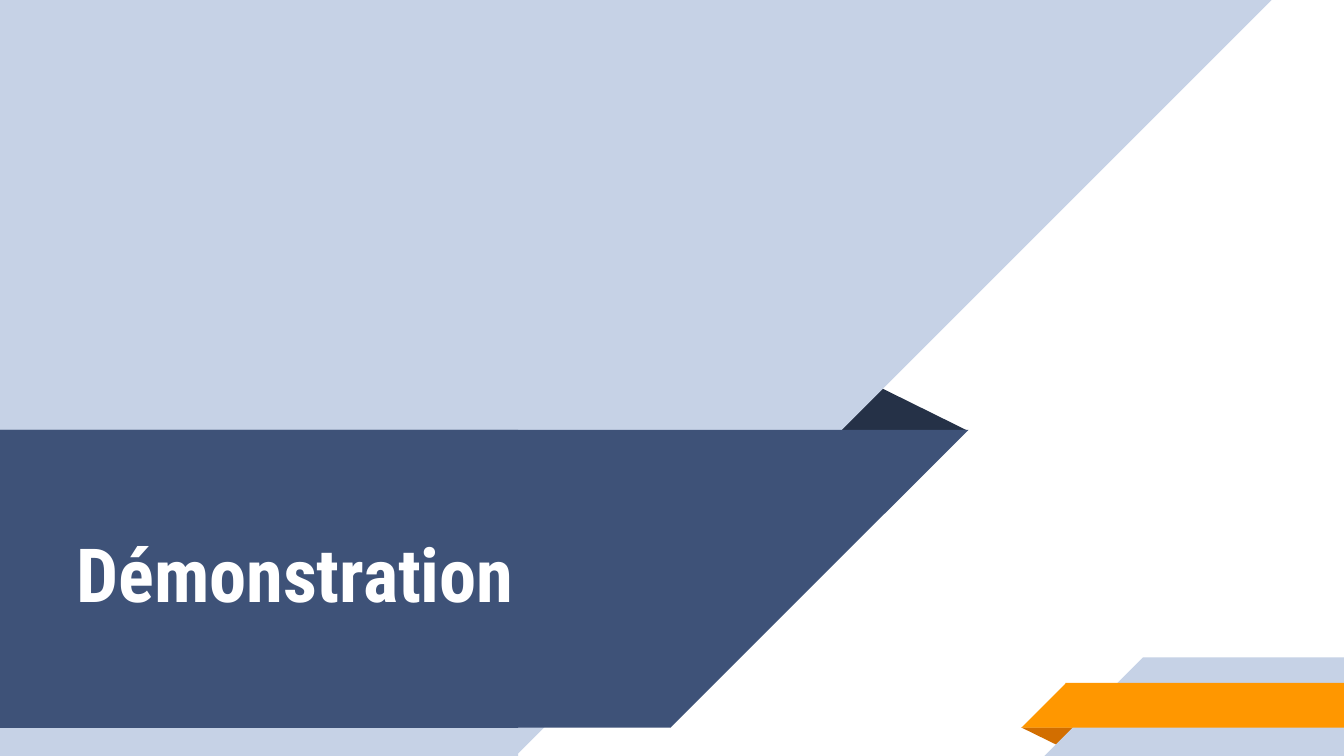
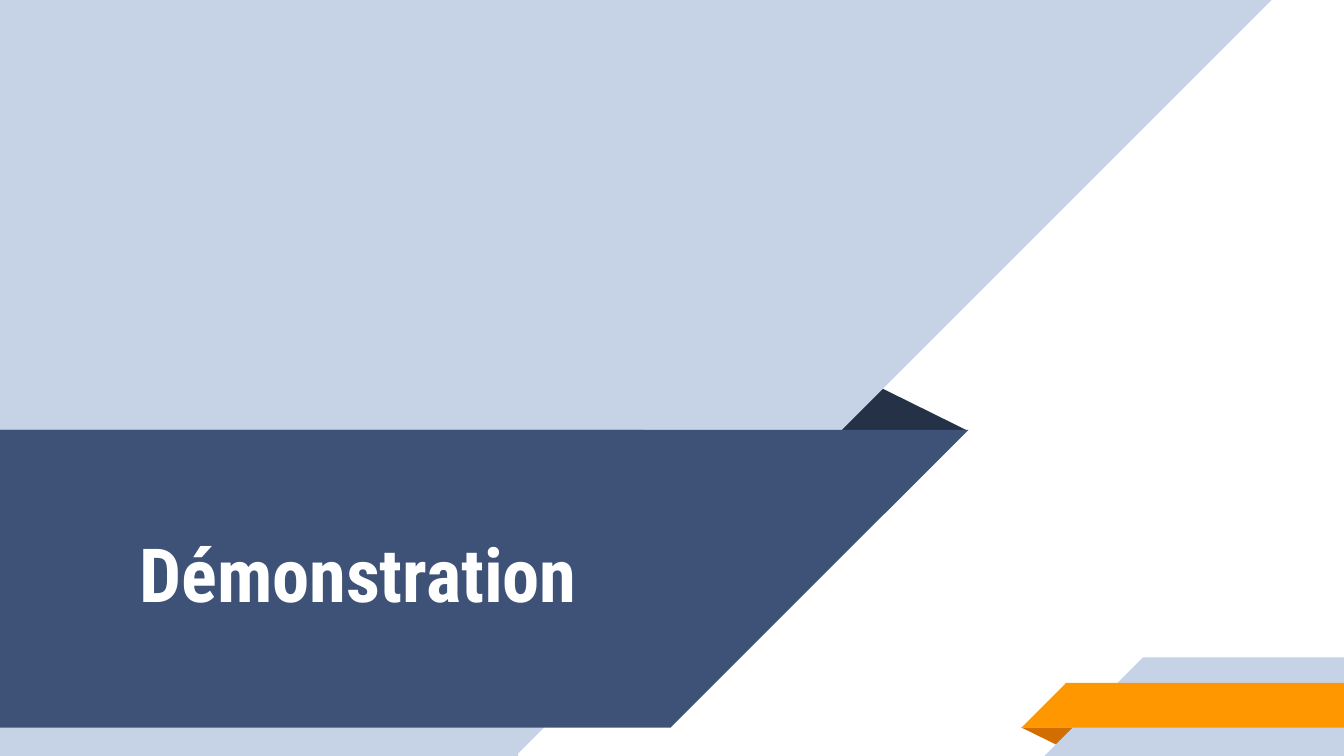
Before and after one commit to hosnidotech123/dashboard_pfe, a slide deck: slide 27 of stage pfe.pptx (slide 31 before the commit). Drawn at 1344x756 pixels with LibreOffice and Linux fonts; fonts in the diff are those of the drawing. Boxes give left, top, right and bottom in pixels: in the first picture for what was removed or moved away, otherwise in the second. Text is boxed around its words. In the diff, an @@ line names an element or a change of style, - is before the commit and + after.

```diff
--- a/stage pfe.pptx
+++ b/stage pfe.pptx
@@ title "Démonstration": place and size @@
-title "Démonstration" at bbox=[0, 430, 519, 728]
+title "Démonstration" at bbox=[0, 430, 644, 620]
```
Also in this commit, not shown: 18 other slides changed, 7 slides added, 11 slides removed, 4 other files.
